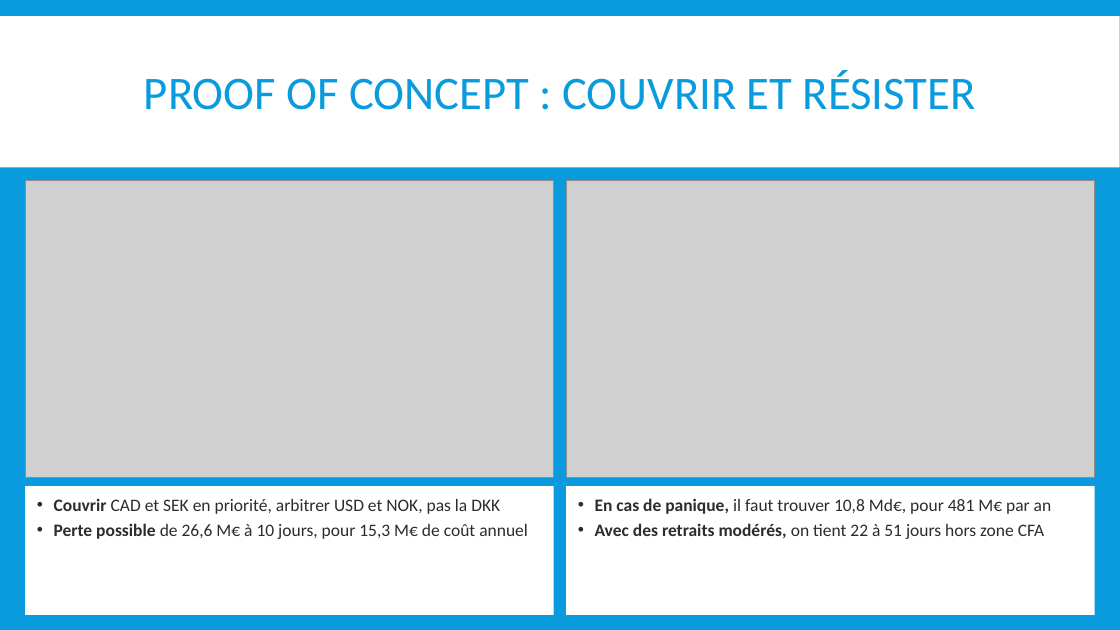
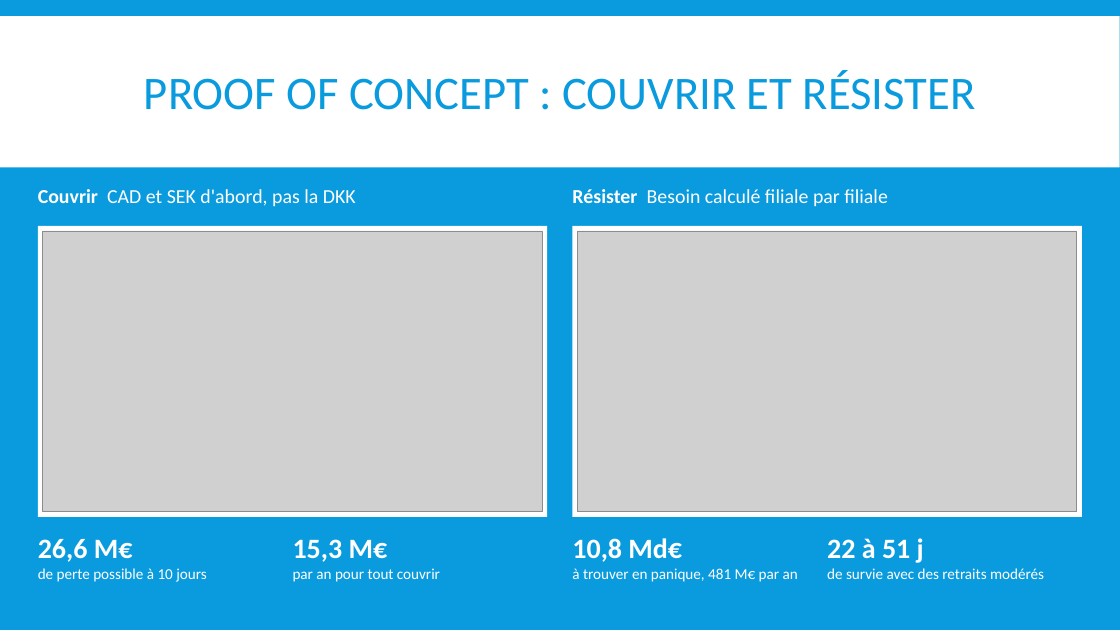
Before and after one commit to mehdi182003/projet_bi_finance, a slide deck: slide 14 of livrables/04_IBI_SUPPORT_SOUTENANCE_BI-predictive-Finance_G5.pptx. Drawn at 1120x630 pixels with LibreOffice and Linux fonts; fonts in the diff are those of the drawing; grey boxes stand for pictures. Boxes give left, top, right and bottom in pixels: in the first picture for what was removed or moved away, otherwise in the second. Text is boxed around its words. In the diff, an @@ line names an element or a change of style, - is before the commit and + after.

```diff
--- a/livrables/04_IBI_SUPPORT_SOUTENANCE_BI-predictive-Finance_G5.pptx
+++ b/livrables/04_IBI_SUPPORT_SOUTENANCE_BI-predictive-Finance_G5.pptx
@@ text added at (38, 189, 356, 207), 17 pt, text #FFFFFF @@
+Couvrir CAD et SEK d'abord, pas la DKK
@@ text added at (572, 189, 887, 207), 17 pt, text #FFFFFF @@
+Résister Besoin calculé filiale par filiale
@@ rectangle added at (38, 226, 548, 517), fill #FFFFFF @@
@@ picture: place and size @@
-picture at (25, 181, 554, 478)
+picture at (43, 231, 543, 512)
@@ rectangle added at (573, 226, 1083, 517), fill #FFFFFF @@
@@ picture: place and size @@
-picture at (566, 181, 1095, 478)
+picture at (578, 231, 1078, 512)
@@ rectangle removed at (25, 486, 554, 615) @@
-• Couvrir CAD et SEK en priorité, arbitrer USD et NOK, pas la DKK
-• Perte possible de 26,6 M€ à 10 jours, pour 15,3 M€ de coût annuel
@@ rectangle removed at (566, 486, 1095, 615) @@
-• En cas de panique, il faut trouver 10,8 Md€, pour 481 M€ par an
-• Avec des retraits modérés, on tient 22 à 51 jours hors zone CFA
@@ text added at (38, 539, 206, 582), 13 pt, text #FFFFFF @@
+26,6 M€
+de perte possible à 10 jours
@@ text added at (293, 539, 440, 582), 13 pt, text #FFFFFF @@
+15,3 M€
+par an pour tout couvrir
@@ text added at (572, 538, 798, 582), 13 pt, text #FFFFFF @@
+10,8 Md€
+à trouver en panique, 481 M€ par an
@@ text added at (827, 538, 1044, 579), 13 pt, text #FFFFFF @@
+22 à 51 j
+de survie avec des retraits modérés
```
Also in this commit, not shown: 13 other slides changed, 10 other files.
